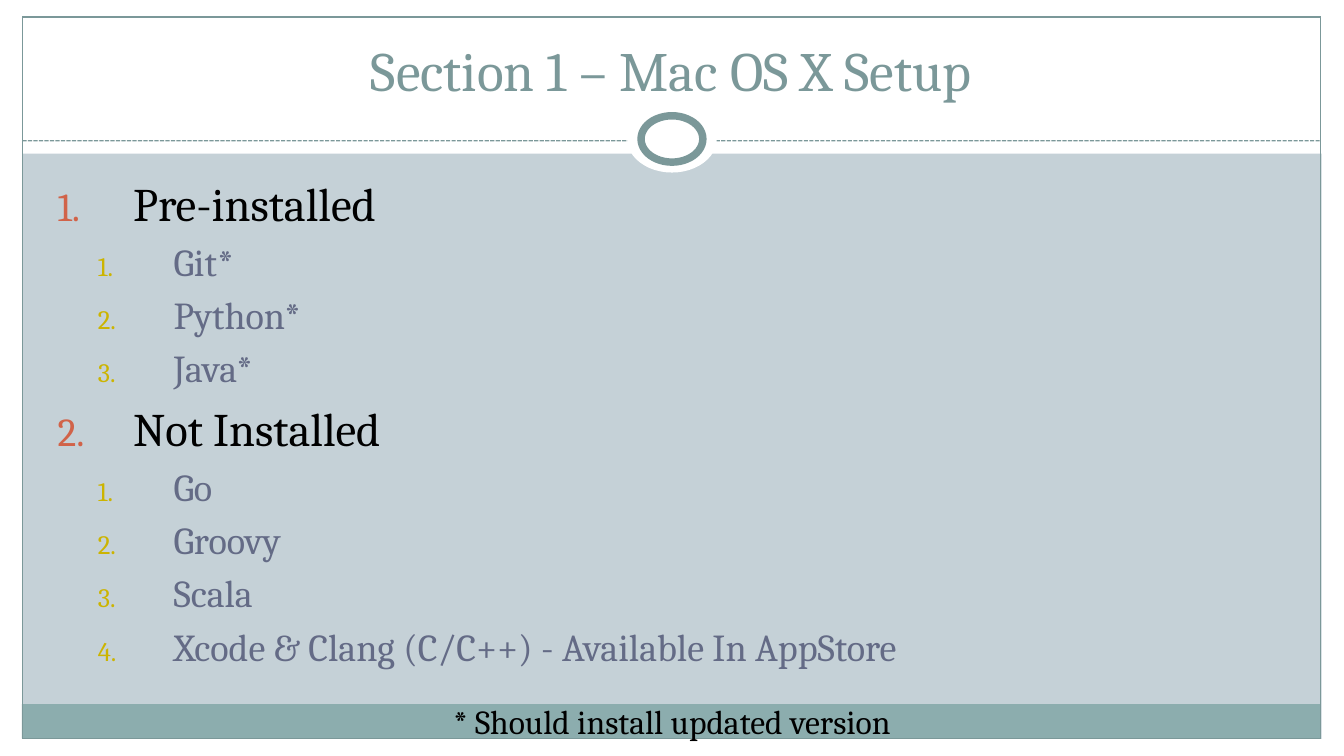
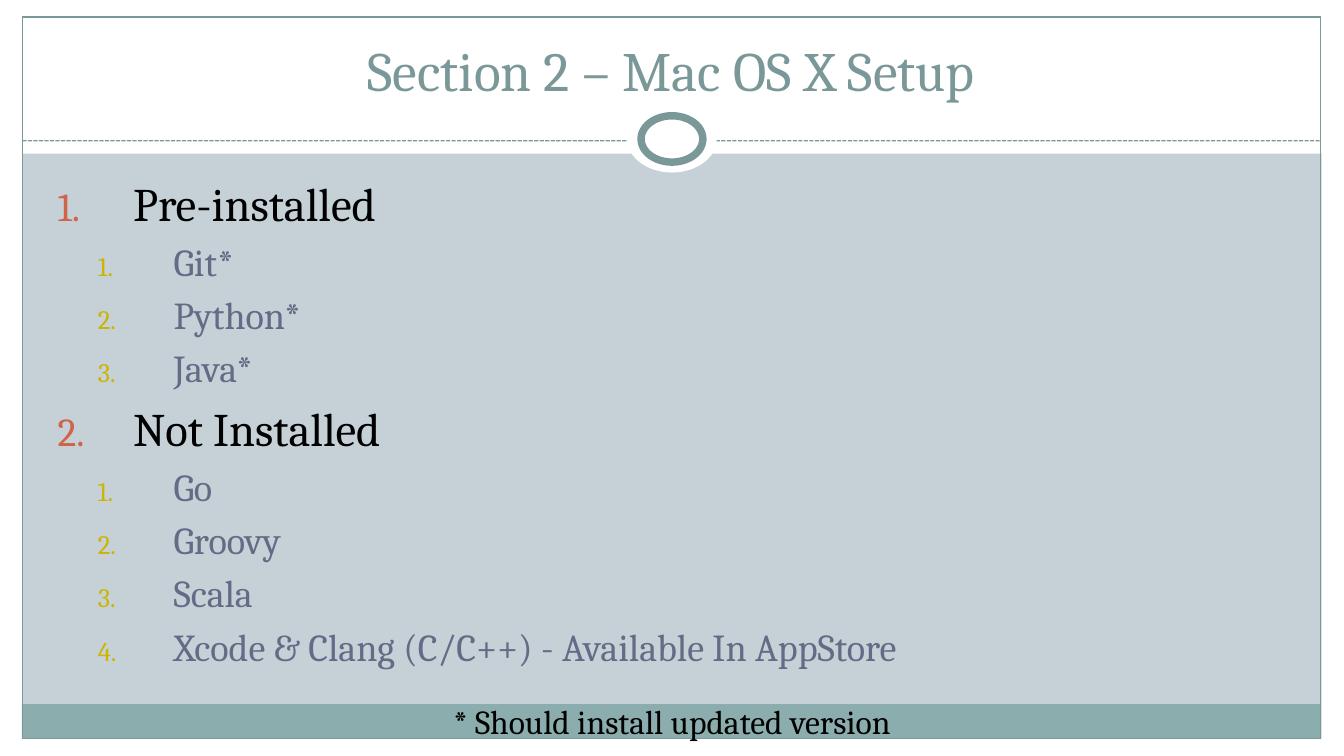
Before and after one commit to xiliax/programming-languages-compared, a slide deck: slide 7 of docs/programming-language-compared.pptx. Drawn at 1344x756 pixels with LibreOffice and Linux fonts; fonts in the diff are those of the drawing. Boxes give left, top, right and bottom in pixels: in the first picture for what was removed or moved away, otherwise in the second. Text is boxed around its words. In the diff, an @@ line names an element or a change of style, - is before the commit and + after.

Commit message:
c01s03 - Linux Setup

```diff
--- a/docs/programming-language-compared.pptx
+++ b/docs/programming-language-compared.pptx
@@ title at (x1=368, y1=53, x2=975, y2=103): text changed @@
-Section 1 – Mac OS X Setup
+Section 2 – Mac OS X Setup
```
Also in this commit, not shown: 2 other slides changed, 25 other files.
